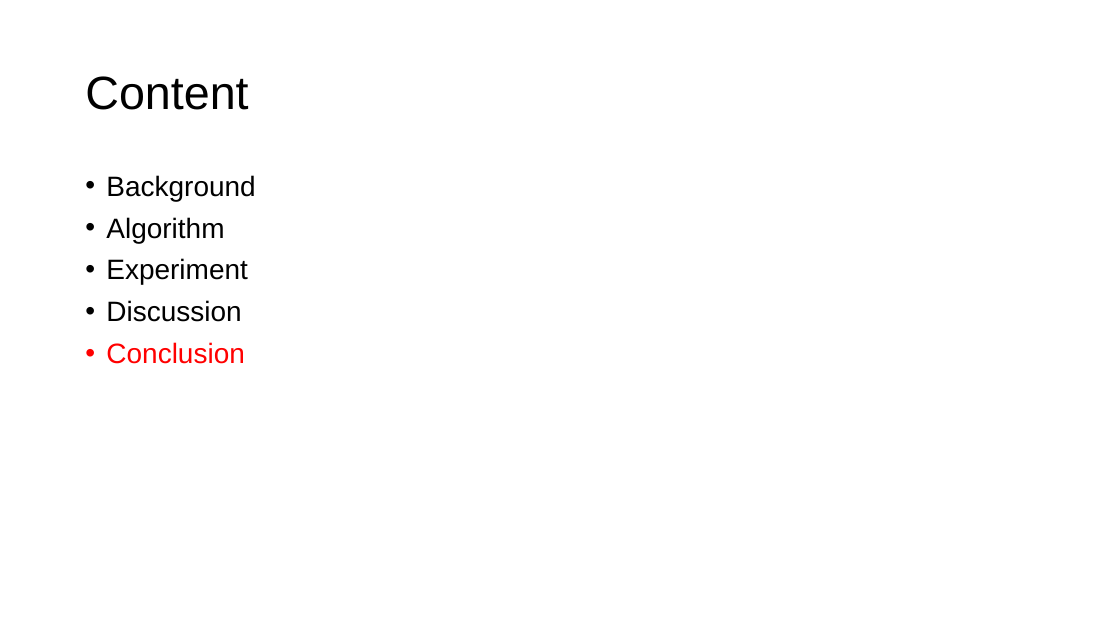
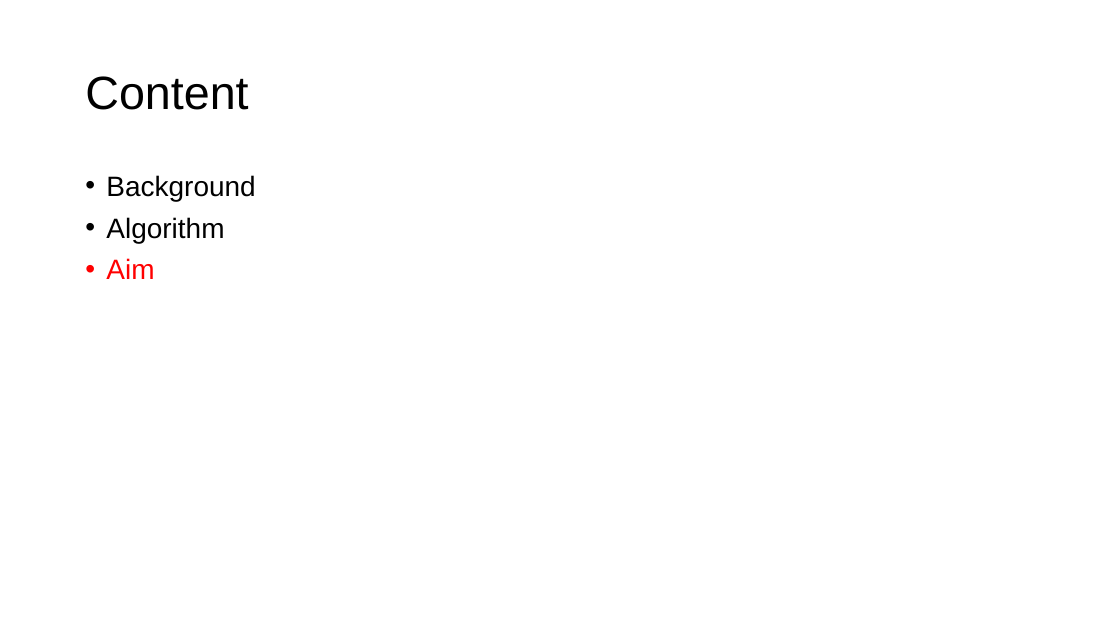
Before and after one commit to jerryweihuajing/Post-Processing, a slide deck: slide 32 of CG Finals.pptx (slide 19 before the commit). Drawn at 1120x630 pixels with LibreOffice and Linux fonts; fonts in the diff are those of the drawing. Boxes give left, top, right and bottom in pixels: in the first picture for what was removed or moved away, otherwise in the second. Text is boxed around its words. In the diff, an @@ line names an element or a change of style, - is before the commit and + after.

```diff
--- a/CG Finals.pptx
+++ b/CG Finals.pptx
@@ text at bbox=[106, 258, 154, 279]: text changed; text colour #000000 to #FF0000 @@
-• Experiment
-• Discussion
-• Conclusion
+• Aim
```
Also in this commit, not shown: 9 other slides changed, 15 slides added, 2 slides removed, 11 other files.
